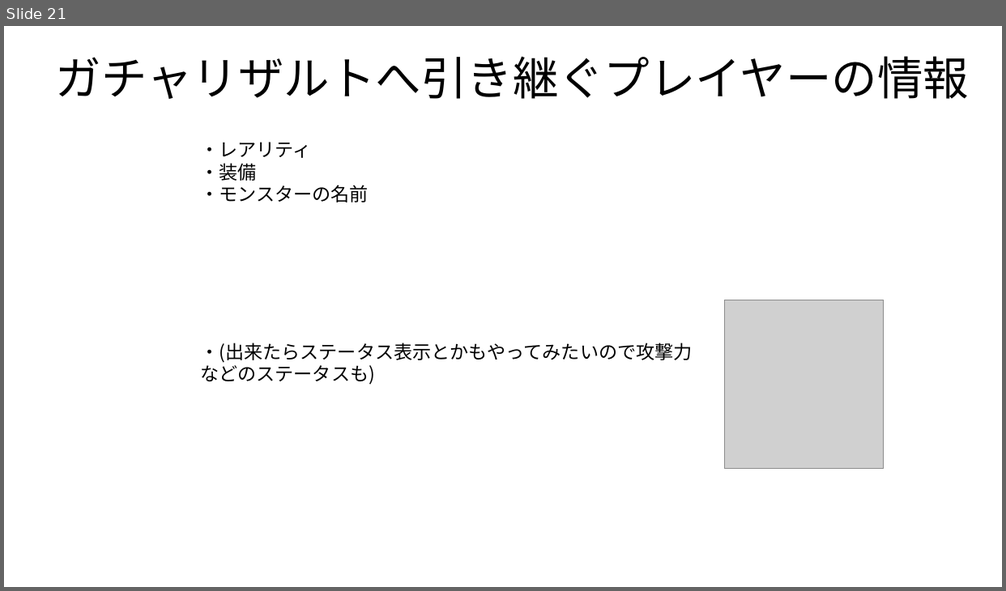
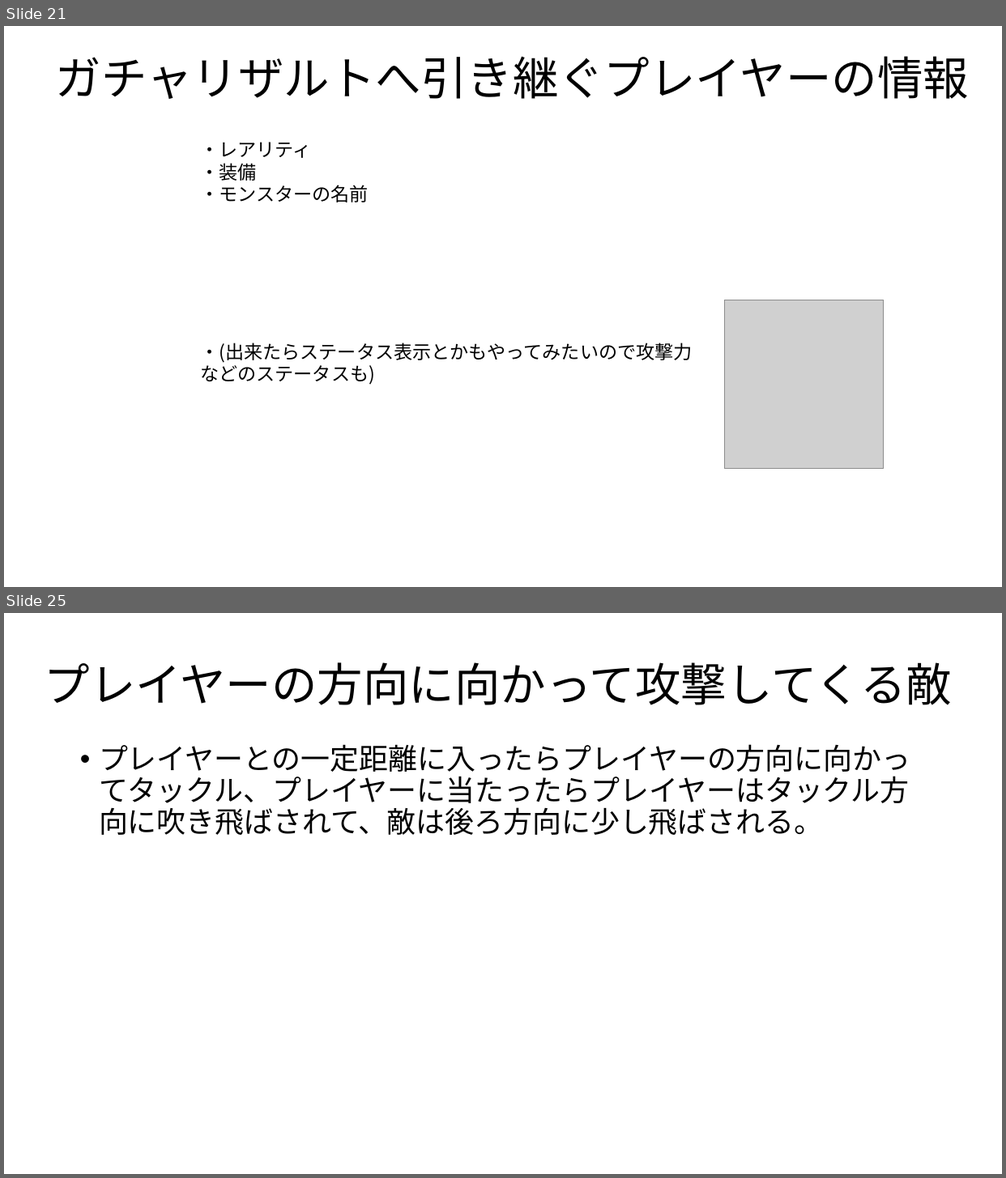
Before and after one commit to teramoti/YakinikuTabetai, a slide deck: 企画書もどき.pptx. Shown one above the other, each under a label of ours: slide 21 before the commit, slides 21 and 25 after it; the slides between them are not shown. The pictures are 1006x591 and 1006x1178 pixels, drawn with LibreOffice and Linux fonts; fonts in the diff are those of the drawing; grey boxes stand for pictures. Boxes give left, top, right and bottom in pixels: in the first picture for what was removed or moved away, otherwise in the second. Text is boxed around its words. In the diff, an @@ line names an element or a change of style, - is before the commit and + after.

```diff
--- a/企画書もどき.pptx
+++ b/企画書もどき.pptx
@@ slide 25 added at (x1=4, y1=613, x2=1002, y2=1174), background #FFFFFF @@
@@ title added at (x1=44, y1=662, x2=952, y2=705), 44 pt, text #000000 @@
+プレイヤーの方向に向かって攻撃してくる敵
@@ text added at (x1=99, y1=744, x2=910, y2=835), 28 pt, text #000000 @@
+• プレイヤーとの一定距離に入ったらプレイヤーの方向に向かってタックル、プレイヤーに当たったらプレイヤーはタックル方向に吹き飛ばされて、敵は後ろ方向に少し飛ばされる。
```
Also in this commit, not shown: 1 slide changed, 4 other slides added.
